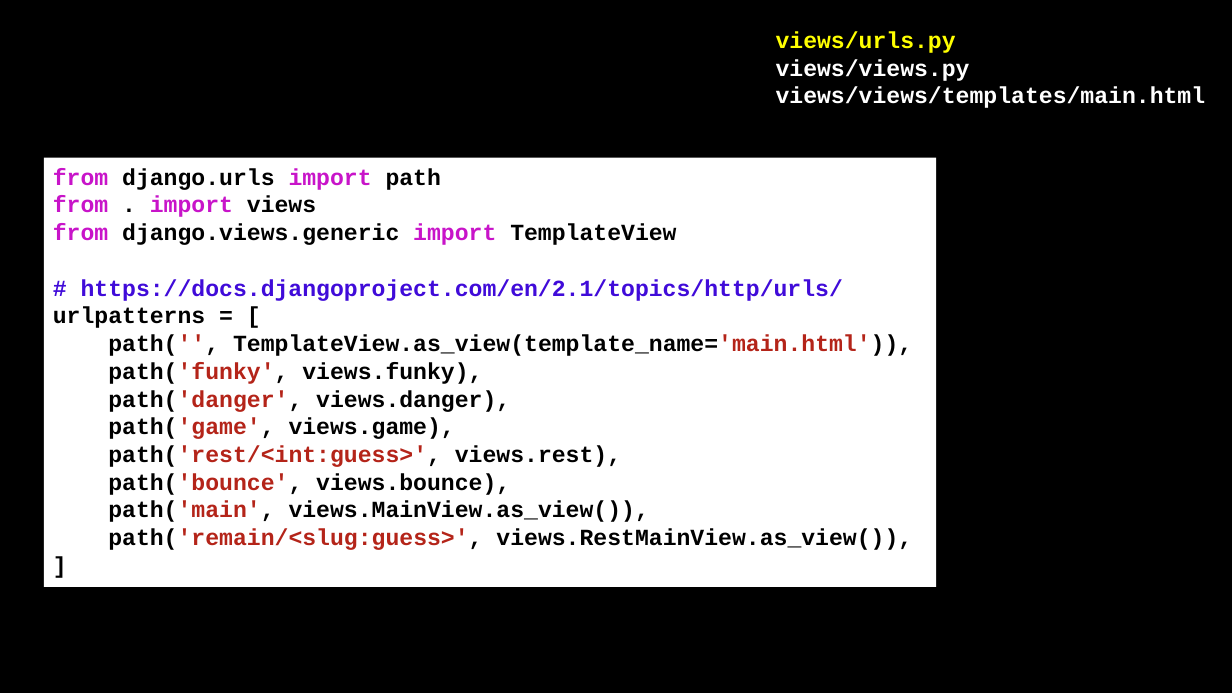
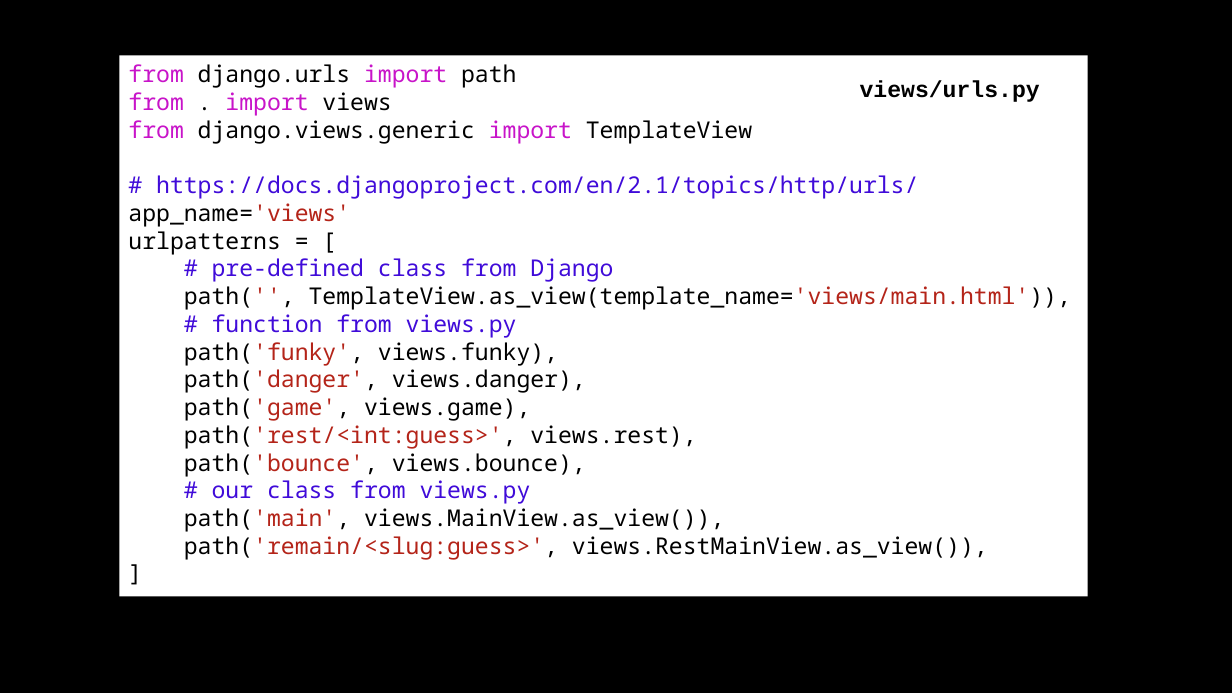
Before and after one commit to csev/dj4e, a slide deck: slide 7 of lectures/DJ-06-Views-Templates.pptx (slide 4 before the commit). Drawn at 1232x693 pixels with LibreOffice and Linux fonts; fonts in the diff are those of the drawing. Boxes give left, top, right and bottom in pixels: in the first picture for what was removed or moved away, otherwise in the second. Text is boxed around its words. In the diff, an @@ line names an element or a change of style, - is before the commit and + after.

Commit message:
Make space for generic views

```diff
--- a/lectures/DJ-06-Views-Templates.pptx
+++ b/lectures/DJ-06-Views-Templates.pptx
@@ rectangle "from django.urls import path": place and size @@
-rectangle "from django.urls import path" at <box>43,158,936,587</box>
+rectangle "from django.urls import path" at <box>119,55,1088,597</box>
@@ text at <box>776,59,1206,108</box>: paragraphs removed @@
-views/views.py
-views/views/templates/main.html
@@ text in rectangle at <box>128,64,988,559</box>: font Courier New to Noto Sans Mono, bold off in "from django.urls import path", "from . import views", "from django.views.generic import TemplateView", "# https://docs.djangoproject.com/en/2.1/topics/http/urls/" and 9 more places @@
@@ text "views/urls.py": place and size @@
-text "views/urls.py" at <box>776,31,1206,108</box>
+text "views/urls.py" at <box>860,80,1040,102</box>
@@ text "views/urls.py" at <box>860,80,1040,102</box>: text colour #FFFF00 to #000000 @@
@@ text in rectangle at <box>128,203,350,227</box>: paragraph added @@
+app_name='views'
@@ text in rectangle at <box>184,258,1071,338</box>: text changed; font Courier New to Noto Sans Mono; text colour #000000 to #400BD9; bold off @@
-path('', TemplateView.as_view(template_name='main.html')),
+# pre-defined class from Django
+path('', TemplateView.as_view(template_name='views/main.html')),
+# function from views.py
@@ text in rectangle at <box>212,480,531,504</box>: paragraph added @@
+# our class from views.py
```
Also in this commit, not shown: 4 other slides changed, 15 slides added, 25 other files.
